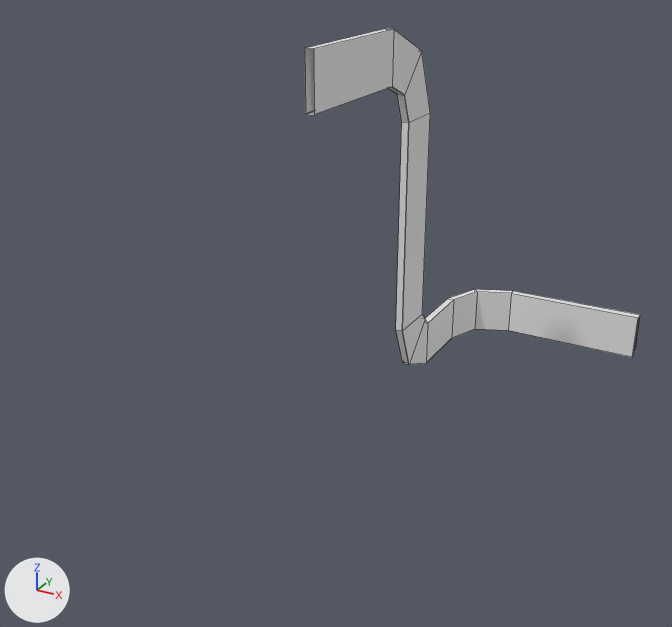
The Blender file Assets/3D Objects/untitled.blend: old version first, new version second.
Both versions are drawn from a 50 mm camera at (100.0, -254.0, 132.0) aimed at (-5.0, -64.0, 36.0). Lighting does not change. The marker at lower left points along +X, +Y and +Z. Mesh edges are drawn as thin lines.

The older version as bpy lines, for what is in view:
```python
me_cube_005 = bpy.data.meshes.new('Cube.005')
me_cube_005.from_pydata(...)  # 70 vertices, 66 faces; spans x -58.4..0.0, y -105.9..1.3, z -1.0..103.7
ob_cube_004 = bpy.data.objects.new('Cube.004', me_cube_005)
ob_cube_004.location = (54.2, 27.1, 0.0)
```
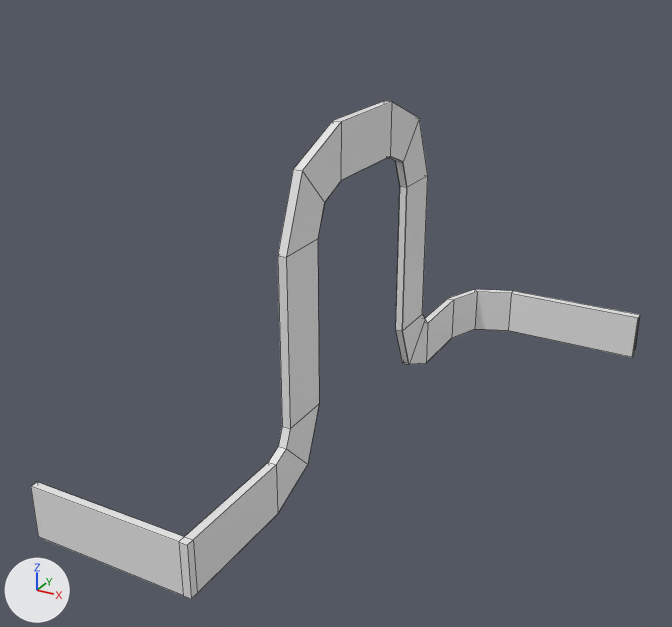
Diff of the bpy script that builds the scene:
```diff
--- a/Assets/3D Objects/untitled.blend.py
+++ b/Assets/3D Objects/untitled.blend.py
@@ me_cube_005 @@
 # used by ob_cube_004; location = (54.2, 27.1, 0.0)
-me_cube_005.from_pydata(...)  # 70 vertices, 66 faces; spans x -58.4..0.0, y -105.9..1.3, z -1.0..103.7
+me_cube_005.from_pydata(...)  # 121 vertices, 116 faces; spans x -99.9..0.0, y -159.3..1.3, z -2.6..86.0
+# me_cube_005 part 1
+# 15 vertices in x -58.3..-56.0, y -66.9..-41.9, z 78.7..103.7 move by (0.0, 0.0, -17.7)
+# 3 vertices in x -58.3..-58.2, y -55.9..-41.9, z 78.7 move by (0.0, 0.0, -17.6)
+# 3 vertices in x -58.3..-58.2, y -105.9, z 89.7..103.7 move by (0.0, 12.2, -17.7)
+# 3 vertices in x -56.1..-56.0, y -105.8, z 89.7..103.7 move by (0.0, 12.1, -17.7)
+# 44 vertices are added at x -99.9..-56.0, y -159.3..-101.5, z -2.6..78.7
+# 7 new vertices lie (0.0, 0.0, 13.9) away from vertices in x -99.9..-56.0, y -159.3..-125.0, z -2.5
+# 50 new faces join them
```

Pixel boxes (x1, y1, x2, y2) of what changed, in the pictures (672 x 627 px):
'Cube.004', reshaped (82% wider, 48% taller)
    before: (305, 29, 640, 365)
    after: (31, 101, 640, 599)
part 1 of me_cube_005, built on
    before: (305, 29, 430, 307)
    after: (31, 101, 428, 599)
